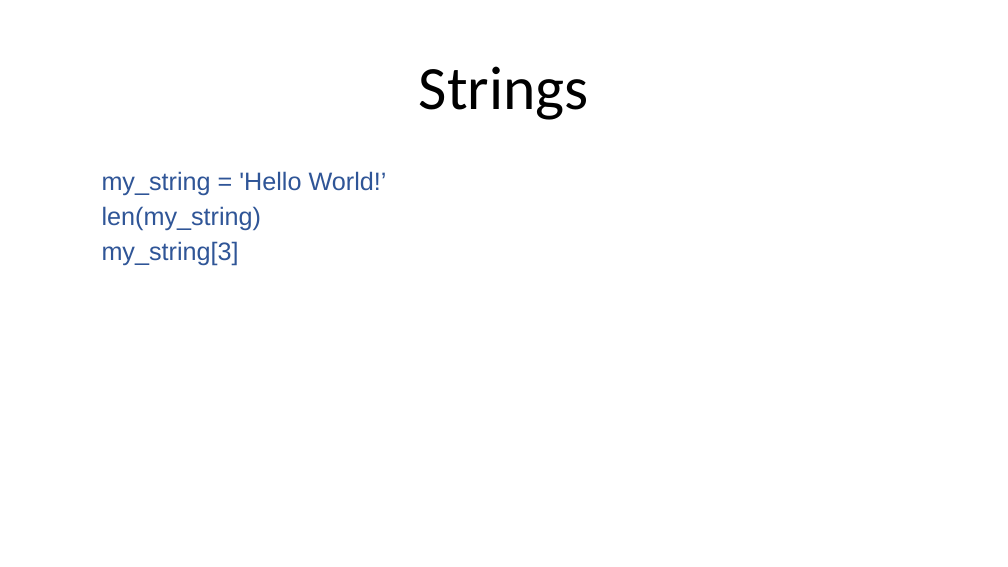
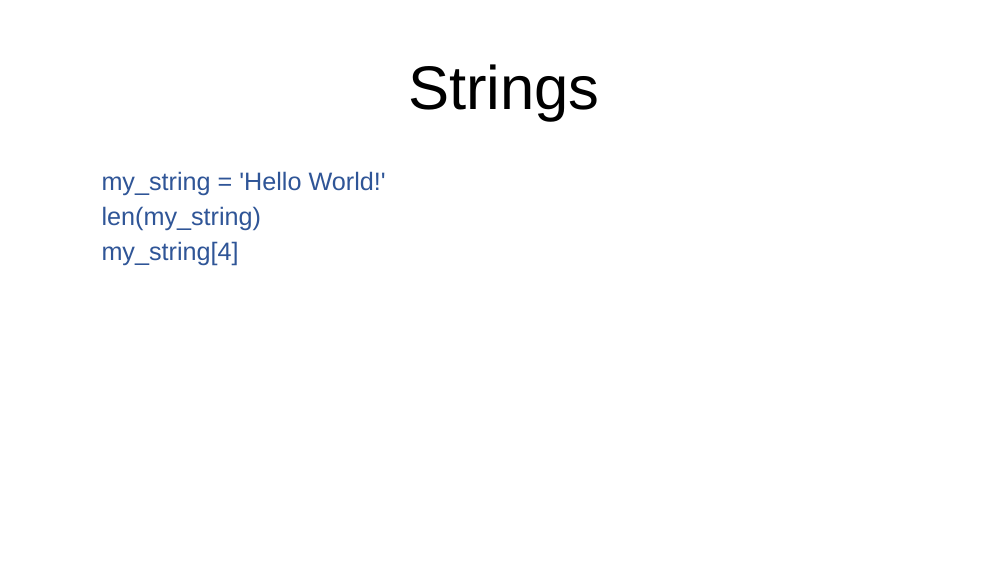
Before and after one commit to bodacea/datascienceforbeginners, a slide deck: slide 20 of Session 02 Python Basics.ppt (slide 19 before the commit). Drawn at 1008x567 pixels with LibreOffice and Linux fonts; fonts in the diff are those of the drawing. Boxes give left, top, right and bottom in pixels: in the first picture for what was removed or moved away, otherwise in the second. Text is boxed around its words. In the diff, an @@ line names an element or a change of style, - is before the commit and + after.

```diff
--- a/Session 02 Python Basics.ppt
+++ b/Session 02 Python Basics.ppt
@@ title "Strings" at bbox=[408, 64, 600, 121]: font Calibri to Arial @@
@@ text at bbox=[102, 241, 239, 265]: text changed @@
-my_string[3]
+my_string[4]
```
Also in this commit, not shown: 25 other slides changed, 8 slides added, 5 slides removed.
